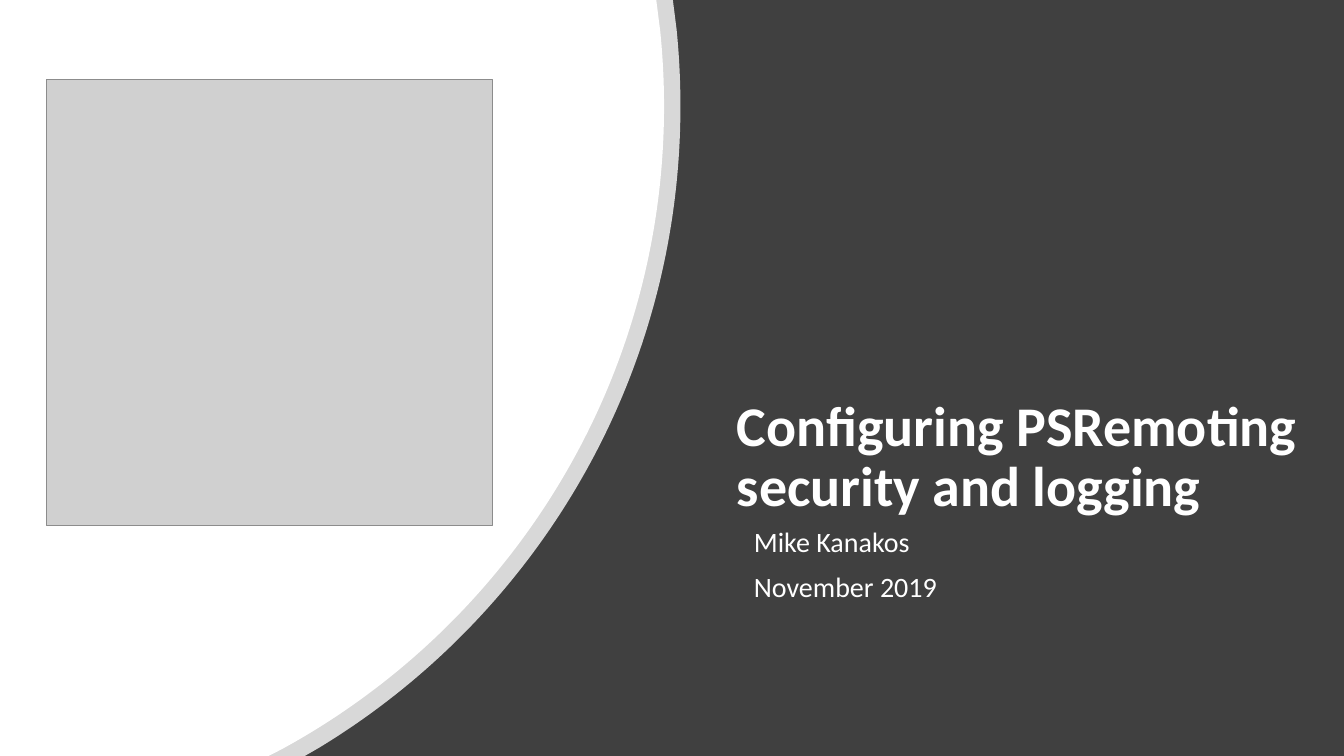
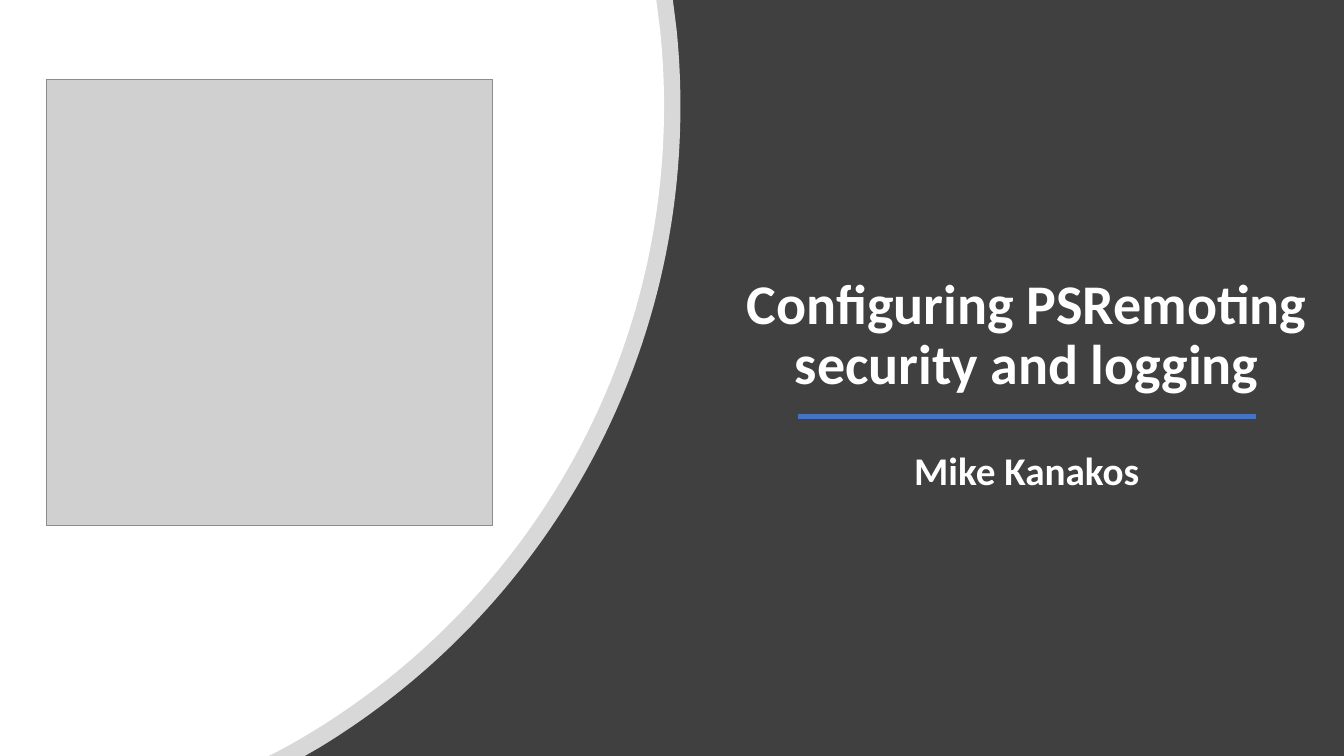
Before and after one commit to compwiz32/Presentations, a slide deck: slide 1 of 2019-11 RTPSUG/Configuring PSRemoting security and logging.pptx. Drawn at 1344x756 pixels with LibreOffice and Linux fonts; fonts in the diff are those of the drawing; grey boxes stand for pictures. Boxes give left, top, right and bottom in pixels: in the first picture for what was removed or moved away, otherwise in the second. Text is boxed around its words. In the diff, an @@ line names an element or a change of style, - is before the commit and + after.

```diff
--- a/2019-11 RTPSUG/Configuring PSRemoting security and logging.pptx
+++ b/2019-11 RTPSUG/Configuring PSRemoting security and logging.pptx
@@ title "Configuring PSRemoting security and logging": place and size @@
-title "Configuring PSRemoting security and logging" at [737,406,1296,516]
+title "Configuring PSRemoting security and logging" at [747,284,1307,394]
@@ title "Configuring PSRemoting security and logging" at [747,284,1307,394]: alignment left to centre @@
@@ line added from (799, 416) to (1256, 416), #4472C4 3 pt @@
@@ subtitle "Mike Kanakos": place and size @@
-subtitle "Mike Kanakos" at [754,532,937,597]
+subtitle "Mike Kanakos" at [914,457,1139,486]
@@ subtitle "Mike Kanakos" at [914,457,1139,486]: size 20 to 28 pt, bold on; alignment left to centre @@
@@ subtitle at [754,577,937,597]: paragraph removed @@
-November 2019
```
Also in this commit, not shown: 5 other slides changed, 29 slides added, 1 slide removed, 1 other file.
